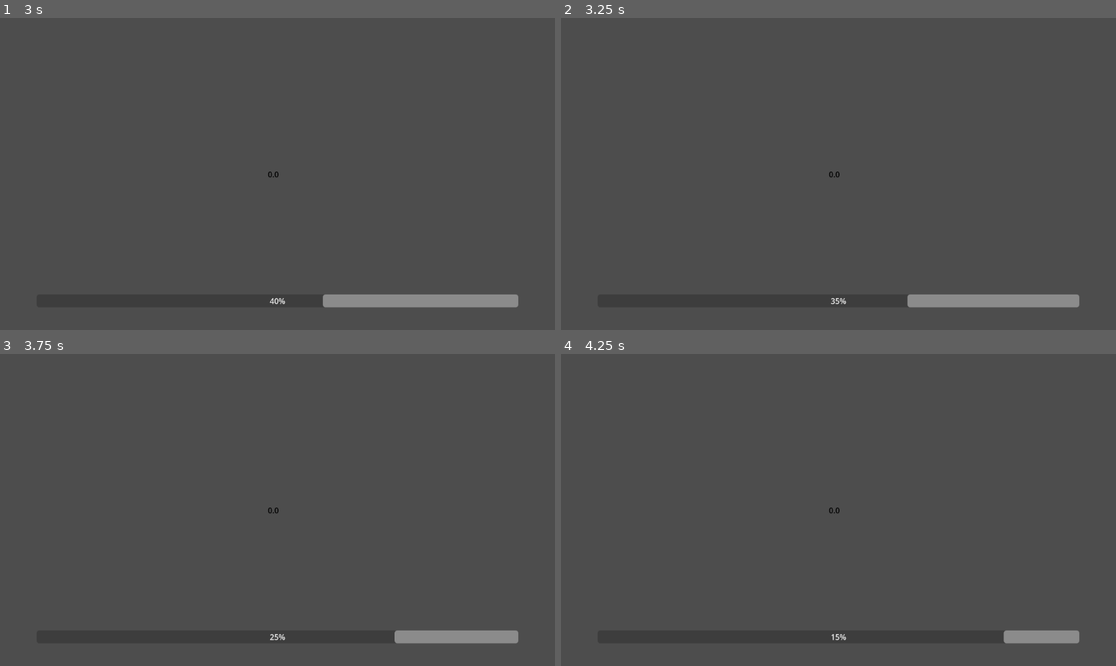
Above: before the commit, frames 1-4 (two rows, left to right).
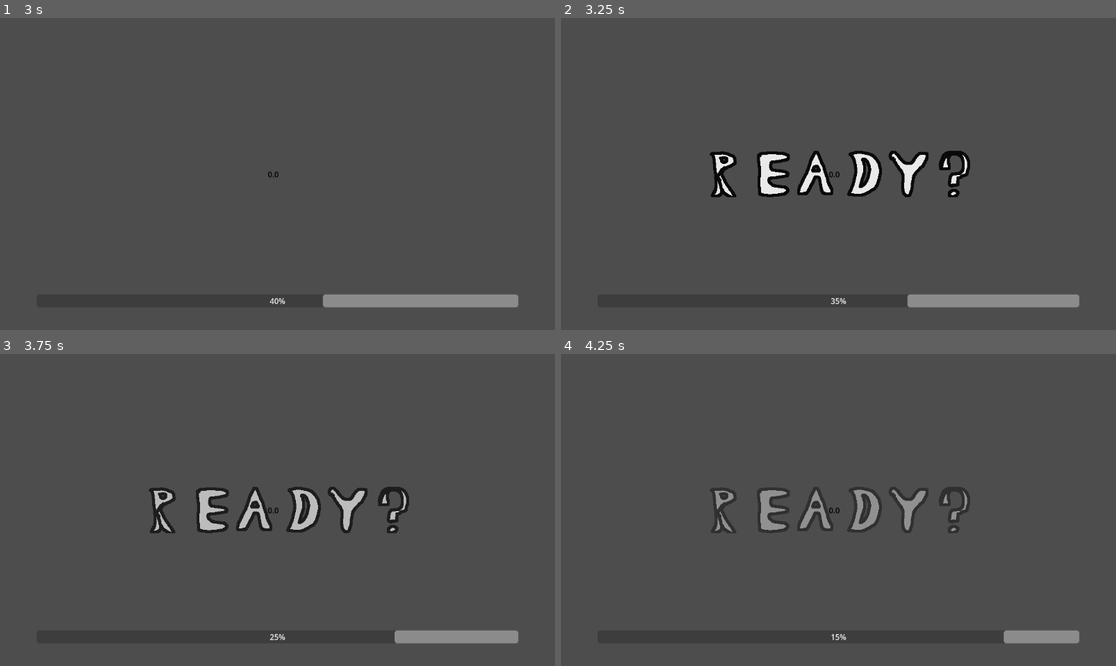
Above: after the commit, the same moments.

Repository: MrCheese153/SCHOOL_GODOT
Game: Godot game, scene res://start_scene.tscn
Two runs of this game, one before a commit and one after it. Both use one fixed random seed, a clock stepped at 60 frames per second and the inputs below. The engine's default icon, where the game draws it, is replaced by a stand-in: a white triangle on a blue panel in a dark square.
Inputs (mouse positions are in pixels of both pictures, inside the frame that each line leads up to):
- Up to frame 1 (3 s): move the mouse to (399, 158) at 0.52 s; click (399, 158) at 0.6 s; move the mouse to (166, 189) at 1.27 s; click (166, 189) at 1.35 s; move the mouse to (333, 105) at 2.02 s; click (333, 105) at 2.1 s; move the mouse to (249, 236) at 2.77 s; click (249, 236) at 2.85 s
- Up to frame 2 (3.25 s): no input
- Up to frame 3 (3.75 s): move the mouse to (444, 556) at 3.52 s; click (444, 556) at 3.6 s
- Up to frame 4 (4.25 s): no input

Frame 1 is identical in both runs. In frame 2, 3.2% of the frame differs, in the area x 26-74%, y 42-58%; in frame 3, 3.1%; in frame 4, 3.0%.

Commit message:
FIXED ORIGIN MAYBE

Diff:
--- a/sconer/game_1.gd
+++ b/sconer/game_1.gd
@@ -5,10 +5,12 @@
 
 @onready var guy = $Click_Him
 
+
 func _ready() -> void:
-	var Max = randi_range(500,-500)
-	var Min = randi_range(250,-250)
-	guy.position = Vector2(Min,Max)
+	var X = randi_range(-600,550)
+	var Y = randi_range(-350,300)
+	guy.position = Vector2(X,Y)
+	print(guy.position)
 
 
 func _process(delta: float) -> void:
@@ -17,6 +19,7 @@
 
 
 
+
 # Change this later to mouse entered true signal and mouse entered false signal to help with the sprite caughtme animation frames
 func _on_area_2d_input_event(viewport: Node, event: InputEvent, shape_idx: int) -> void:
 	if Input.is_action_just_pressed("click"):
--- a/sconer/game_1.tscn
+++ b/sconer/game_1.tscn
@@ -1,20 +1,130 @@
 [gd_scene format=3 uid="uid://cyr8xov7d2qsc"]
 
 [ext_resource type="Script" uid="uid://gpsoncjtyabm" path="res://game_1.gd" id="1_7qfw5"]
-[ext_resource type="Texture2D" uid="uid://fi571uf8b00j" path="res://icon.svg" id="1_kgrps"]
+[ext_resource type="Texture2D" uid="uid://c7svck04jbl70" path="res://Art/game1/Click_Him.png" id="2_ov8li"]
+[ext_resource type="Texture2D" uid="uid://r8wwae5l7af1" path="res://Art/game1/particle01.png" id="3_fks45"]
 
 [sub_resource type="RectangleShape2D" id="RectangleShape2D_7qfw5"]
 size = Vector2(130, 128)
 
+[sub_resource type="Animation" id="Animation_ov8li"]
+resource_name = "Laugh"
+length = 0.75
+loop_mode = 1
+tracks/0/type = "value"
+tracks/0/imported = false
+tracks/0/enabled = true
+tracks/0/path = NodePath("Click_Him:frame")
+tracks/0/interp = 1
+tracks/0/loop_wrap = true
+tracks/0/keys = {
+"times": PackedFloat32Array(0, 0.25, 0.46666667),
+"transitions": PackedFloat32Array(1, 1, 1),
+"update": 1,
+"values": [0, 1, 2]
+}
+tracks/1/type = "value"
+tracks/1/imported = false
+tracks/1/enabled = true
+tracks/1/path = NodePath("Click_Him:rotation")
+tracks/1/interp = 1
+tracks/1/loop_wrap = true
+tracks/1/keys = {
+"times": PackedFloat32Array(0, 0.36666667),
+"transitions": PackedFloat32Array(1, 1),
+"update": 0,
+"values": [-0.5235987755982988, 0.5235987755982988]
+}
+
+[sub_resource type="Animation" id="Animation_fks45"]
+length = 0.001
+tracks/0/type = "value"
+tracks/0/imported = false
+tracks/0/enabled = true
+tracks/0/path = NodePath("Click_Him:frame")
+tracks/0/interp = 1
+tracks/0/loop_wrap = true
+tracks/0/keys = {
+"times": PackedFloat32Array(0),
+"transitions": PackedFloat32Array(1),
+"update": 1,
+"values": [0]
+}
+tracks/1/type = "value"
+tracks/1/imported = false
+tracks/1/enabled = true
+tracks/1/path = NodePath("Click_Him:rotation")
+tracks/1/interp = 1
+tracks/1/loop_wrap = true
+tracks/1/keys = {
+"times": PackedFloat32Array(0),
+"transitions": PackedFloat32Array(1),
+"update": 0,
+"values": [0.0]
+}
+
+[sub_resource type="Animation" id="Animation_t3b1j"]
+resource_name = "defeated"
+loop_mode = 1
+tracks/0/type = "value"
+tracks/0/imported = false
+tracks/0/enabled = true
+tracks/0/path = NodePath("Click_Him:frame")
+tracks/0/interp = 1
+tracks/0/loop_wrap = true
+tracks/0/keys = {
+"times": PackedFloat32Array(0, 0.2, 0.389033, 0.6, 0.8),
+"transitions": PackedFloat32Array(1, 1, 1, 1, 1),
+"update": 1,
+"values": [3, 4, 3, 4, 3]
+}
+tracks/1/type = "value"
+tracks/1/imported = false
+tracks/1/enabled = true
+tracks/1/path = NodePath("Click_Him:rotation")
+tracks/1/interp = 1
+tracks/1/loop_wrap = true
+tracks/1/keys = {
+"times": PackedFloat32Array(0, 1),
+"transitions": PackedFloat32Array(1, 1),
+"update": 0,
+"values": [3.141592653589793, -3.141592653589793]
+}
+
+[sub_resource type="AnimationLibrary" id="AnimationLibrary_t3b1j"]
+_data = {
+&"Laugh": SubResource("Animation_ov8li"),
+&"RESET": SubResource("Animation_fks45"),
+&"defeated": SubResource("Animation_t3b1j")
+}
+
 [node name="Game_1" type="Node2D" unique_id=223460041]
 script = ExtResource("1_7qfw5")
 
-[node name="Click_Him" type="Sprite2D" parent="." unique_id=1892323082]
-texture = ExtResource("1_kgrps")
+[node name="Click_Him" type="Sprite2D" parent="." unique_id=1133488004]
+texture = ExtResource("2_ov8li")
+hframes = 5
 
 [node name="Area2D" type="Area2D" parent="Click_Him" unique_id=1666613331]
 
 [node name="CollisionShape2D" type="CollisionShape2D" parent="Click_Him/Area2D" unique_id=924792547]
 shape = SubResource("RectangleShape2D_7qfw5")
 
+[node name="CPUParticles2D" type="CPUParticles2D" parent="Click_Him" unique_id=1141853469]
+modulate = Color(1, 1, 1, 0.25882354)
+amount = 100
+texture = ExtResource("3_fks45")
+lifetime = 10.0
+spread = 180.0
+gravity = Vector2(0, 0)
+initial_velocity_max = 500.0
+orbit_velocity_min = -0.25
+orbit_velocity_max = 0.25
+scale_amount_min = 0.0
+scale_amount_max = 0.5
+
+[node name="AnimationPlayer" type="AnimationPlayer" parent="." unique_id=1529464580]
+libraries/ = SubResource("AnimationLibrary_t3b1j")
+autoplay = &"Laugh"
+
 [connection signal="input_event" from="Click_Him/Area2D" to="." method="_on_area_2d_input_event"]
--- /dev/null
+++ b/sconer/game_2.gd
@@ -0,0 +1,11 @@
+extends Node2D
+
+@onready var ground = $Ground
+@onready var evil_container = $Evil_Container
+@onready var evil_thing = $Evil_Container/Evil_Thing
+@onready var jump_thing = $Jump_Thing
+
+# Called every frame. 'delta' is the elapsed time since the previous frame.
+func _process(delta: float) -> void:
+	evil_thing.position.x += 150*delta
+	pass
--- a/sconer/game_2.tscn
+++ b/sconer/game_2.tscn
@@ -1,3 +1,24 @@
 [gd_scene format=3 uid="uid://c2bpnsuxte8bc"]
 
+[ext_resource type="Script" uid="uid://cwiqt8w1m3aiy" path="res://game_2.gd" id="1_me4bl"]
+[ext_resource type="Texture2D" uid="uid://fi571uf8b00j" path="res://icon.svg" id="2_31blf"]
+
 [node name="Game_2" type="Node2D" unique_id=1638935350]
+script = ExtResource("1_me4bl")
+
+[node name="Ground" type="Sprite2D" parent="." unique_id=42935262]
+position = Vector2(1.0728836e-05, 260)
+scale = Vector2(9, 1)
+texture = ExtResource("2_31blf")
+
+[node name="Jump_Thing" type="Sprite2D" parent="." unique_id=1512719583]
+modulate = Color(0, 2.067836, 0, 1)
+texture = ExtResource("2_31blf")
+
+[node name="Evil_Container" type="Node2D" parent="." unique_id=142130990]
+
+[node name="Evil_Thing" type="Sprite2D" parent="Evil_Container" unique_id=1802194800]
+modulate = Color(3.9651322, 0, 0, 1)
+position = Vector2(-594, 190)
+scale = Vector2(0.25, 0.25)
+texture = ExtResource("2_31blf")
--- a/sconer/project.godot
+++ b/sconer/project.godot
@@ -12,7 +12,7 @@
 
 config/name="sconer"
 run/main_scene="uid://65igdwp45tuf"
-config/features=PackedStringArray("4.6", "GL Compatibility")
+config/features=PackedStringArray("4.7", "GL Compatibility")
 config/icon="res://icon.svg"
 
 [autoload]
--- a/sconer/start_scene.gd
+++ b/sconer/start_scene.gd
@@ -4,6 +4,7 @@
 var start_scene: PackedScene = preload("res://start_scene.tscn")
 var game_1: PackedScene = preload("res://game_1.tscn")
 var game_2: PackedScene = preload("res://game_2.tscn")
+@onready var READY = $ready_marker
 @onready var Current_Game = $Current_Game
 @onready var label = $Label
 @onready var get_ready = $Get_Ready
@@ -16,14 +17,20 @@
 	get_ready.start()
 	pass
 
-func _process(_delta: float) -> void:
+func _process(delta: float) -> void:
 	time_bar.value = get_ready.time_left
 	label.text = str(round(go.time_left))
 
 	if time_bar.value != 0:
+		if time_bar.value <= 2:
+			READY.visible = true
+			READY.modulate.a -= 0.5*delta
 		if Current_Game.get_children() == []:
 			pass
 
+
+	if READY.modulate.a <= 0:
+		pass
 
 func _on_get_ready_timeout() -> void:
 	loaded_game = game_1.instantiate() as Node2D
--- a/sconer/start_scene.tscn
+++ b/sconer/start_scene.tscn
@@ -2,6 +2,7 @@
 
 [ext_resource type="Script" uid="uid://defjnu2o6d54p" path="res://start_scene.gd" id="1_kyjdd"]
 [ext_resource type="Script" uid="uid://cxxnskj7wyost" path="res://current_game.gd" id="2_kyjdd"]
+[ext_resource type="Texture2D" uid="uid://cl6ji0n3ox5a0" path="res://Art/font/font.png" id="3_jfucu"]
 
 [node name="Start_Scene" type="Node2D" unique_id=275595436]
 script = ExtResource("1_kyjdd")
@@ -43,4 +44,44 @@
 fill_mode = 1
 metadata/_edit_use_anchors_ = true
 
+[node name="ready_marker" type="Marker2D" parent="." unique_id=977350120]
+visible = false
+
+[node name="R" type="Sprite2D" parent="ready_marker" unique_id=1144675874]
+position = Vector2(-240, 0)
+texture = ExtResource("3_jfucu")
+hframes = 29
+frame = 17
+
+[node name="E" type="Sprite2D" parent="ready_marker" unique_id=666956096]
+position = Vector2(-144, 1)
+texture = ExtResource("3_jfucu")
+hframes = 29
+frame = 4
+
+[node name="A" type="Sprite2D" parent="ready_marker" unique_id=1062054094]
+position = Vector2(-48, 0)
+texture = ExtResource("3_jfucu")
+hframes = 29
+
+[node name="D" type="Sprite2D" parent="ready_marker" unique_id=1874405838]
+position = Vector2(48, 0)
+texture = ExtResource("3_jfucu")
+hframes = 29
+frame = 3
+
+[node name="Y" type="Sprite2D" parent="ready_marker" unique_id=1745918718]
+position = Vector2(144, 0)
+texture = ExtResource("3_jfucu")
+hframes = 29
+frame = 23
+
+[node name="?" type="Sprite2D" parent="ready_marker" unique_id=1040633892]
+position = Vector2(240, 0)
+texture = ExtResource("3_jfucu")
+hframes = 29
+frame = 26
+
 [connection signal="child_entered_tree" from="Current_Game" to="Current_Game" method="_on_child_entered_tree"]
+[connection signal="timeout" from="Get_Ready" to="." method="_on_get_ready_timeout"]
+[connection signal="timeout" from="Go" to="." method="_on_go_timeout"]
Binary file added: sconer/Art/font/Sprite-0002.ase
Binary file added: sconer/Art/font/font.png
Not shown, added: sconer/Art/font/font.png.import
Binary file added: sconer/Art/game1/Click_Him.png
Not shown, added: sconer/Art/game1/Click_Him.png.import
Binary file added: sconer/Art/game1/Sprite-0001.ase
Binary file added: sconer/Art/game1/particle01.ase
Binary file added: sconer/Art/game1/particle01.png
Not shown, added: sconer/Art/game1/particle01.png.import
Not shown, added: sconer/game_2.gd.uid
